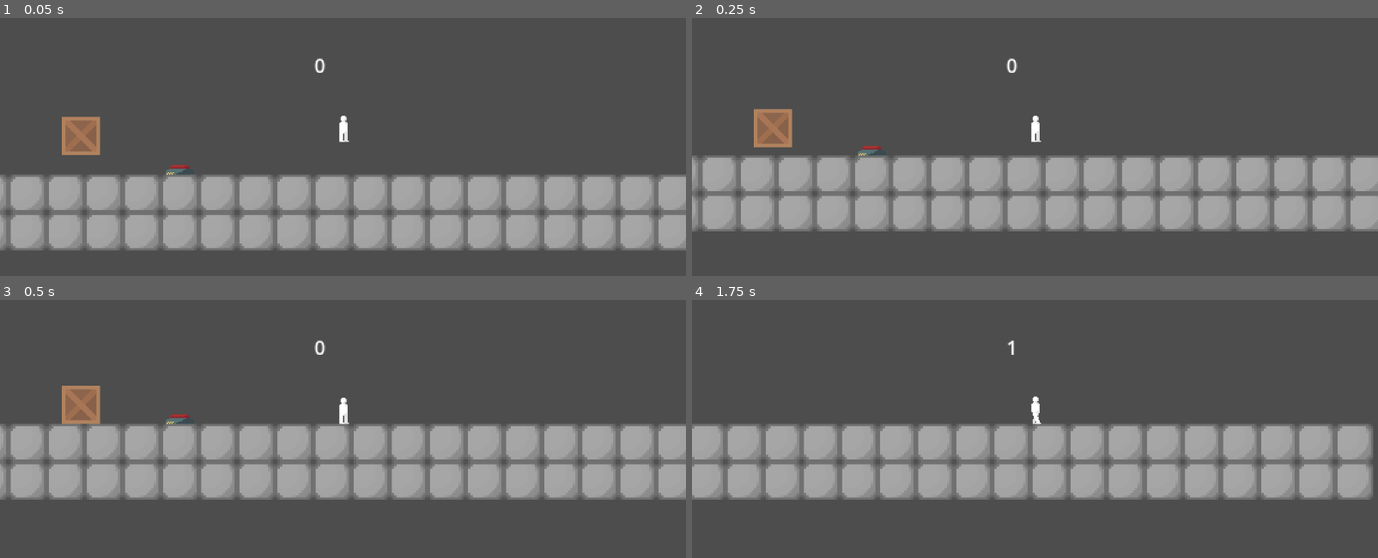
Above: before the commit, frames 1-4 (two rows, left to right).
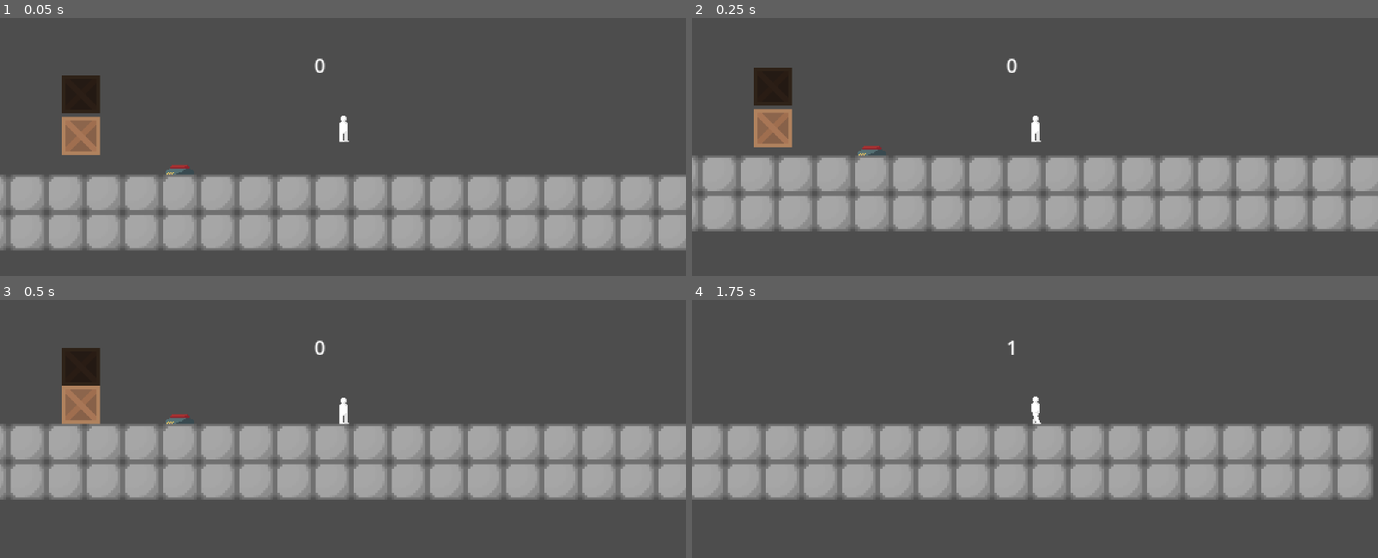
Above: after the commit, the same moments.

Repository: rafesholler/gmtk-2025
Game: Godot game, scene res://test_scene.tscn
The game is run twice, just before and just after one commit, with the same random seed, the same clock (stepped at 60 frames per second) and the same inputs.
Inputs (mouse positions are in pixels of both pictures, inside the frame that each line leads up to):
- Up to frame 1 (0.05 s): no input
- Up to frame 2 (0.25 s): no input
- Up to frame 3 (0.5 s): no input
- Up to frame 4 (1.75 s): move the mouse to (1185, 405) at 0.52 s; hold E (pull) 0.53-1.28 s; hold D (move_right) from 0.53 s (still down); tap W (jump) at 0.77, 1.52 s; move the mouse to (897, 441) at 1.27 s; tap F (change_loop) at 1.35 s; tap E (pull) at 1.55 s

The runs differ from the first frame. In frame 1, 0.8% of the frame differs, in the area x 9-15%, y 22-37%; in frame 2, 0.8%; in frame 3, 0.8%; in frame 4, nothing differs.

Commit message:
fixed box movement

Diff:
--- a/Objects/Box/box.gd
+++ b/Objects/Box/box.gd
@@ -8,10 +8,11 @@
 var friction = 600
 
 func _physics_process(delta: float) -> void:
-	if not is_on_floor():
-		velocity.y += gravity * delta
+	if not is_in_loop:
+		if not is_on_floor():
+			velocity.y += gravity * delta
 
-	velocity.x = move_toward(velocity.x, 0, friction * delta)
+		velocity.x = move_toward(velocity.x, 0, friction * delta)
 
 	move_and_slide()
 
--- a/Objects/Box/heavy_box.gd
+++ b/Objects/Box/heavy_box.gd
@@ -8,10 +8,11 @@
 var friction = 600
 
 func _physics_process(delta: float) -> void:
-	if not is_on_floor():
-		velocity.y += gravity * delta
+	if not is_in_loop:
+		if not is_on_floor():
+			velocity.y += gravity * delta
 
-	velocity.x = move_toward(velocity.x, 0, friction * delta)
+		velocity.x = move_toward(velocity.x, 0, friction * delta)
 
 	move_and_slide()
 
--- a/Objects/Box/heavy_box.tscn
+++ b/Objects/Box/heavy_box.tscn
@@ -26,3 +26,6 @@
 [node name="Sprite2D" type="Sprite2D" parent="."]
 modulate = Color(0.259294, 0.259294, 0.259294, 1)
 texture = ExtResource("2_lrl7b")
+
+[connection signal="playback_ended" from="Loopable" to="." method="_on_loopable_playback_ended"]
+[connection signal="playback_started" from="Loopable" to="." method="_on_loopable_playback_started"]
--- /dev/null
+++ b/Objects/Doors/door.gd
@@ -0,0 +1,5 @@
+extends CharacterBody2D
+class_name Door
+
+func open() -> void:
+	$CollisionShape2D.disabled = true
--- /dev/null
+++ b/Objects/Doors/door.tscn
@@ -0,0 +1,18 @@
+[gd_scene load_steps=3 format=3 uid="uid://clrljrnnd0j44"]
+
+[ext_resource type="Script" uid="uid://d32p3012o5qsd" path="res://Objects/Doors/door.gd" id="1_rte38"]
+
+[sub_resource type="RectangleShape2D" id="RectangleShape2D_rte38"]
+size = Vector2(10, 30)
+
+[node name="Door" type="StaticBody2D"]
+script = ExtResource("1_rte38")
+
+[node name="CollisionShape2D" type="CollisionShape2D" parent="."]
+position = Vector2(0, -15)
+shape = SubResource("RectangleShape2D_rte38")
+
+[node name="ColorRect" type="ColorRect" parent="."]
+offset_left = -5.0
+offset_top = -30.0
+offset_right = 5.0
--- a/Objects/Lever/lever.tscn
+++ b/Objects/Lever/lever.tscn
@@ -6,6 +6,8 @@
 size = Vector2(40, 40)
 
 [node name="Lever" type="Area2D"]
+collision_layer = 8
+collision_mask = 6
 script = ExtResource("1_j38ox")
 
 [node name="CollisionShape2D" type="CollisionShape2D" parent="."]
--- a/Player/player.gd
+++ b/Player/player.gd
@@ -24,10 +24,10 @@
 
 func _physics_process(delta: float) -> void:
 	if Input.is_action_just_pressed("pull"):
-		if nearby_box:
+		if nearby_box and not nearby_box.is_in_loop:
 			box_vector = nearby_box.position - position
 	if Input.is_action_pressed("pull"):
-		if nearby_box:
+		if nearby_box and not nearby_box.is_in_loop:
 			nearby_box.position = position + box_vector
 
 	$RayCast2D.target_position = get_global_mouse_position() - position - $RayCast2D.position
--- a/Player/player.tscn
+++ b/Player/player.tscn
@@ -56,8 +56,8 @@
 "speed": 6.0
 }]
 
-[sub_resource type="CircleShape2D" id="CircleShape2D_btcbx"]
-radius = 17.5071
+[sub_resource type="RectangleShape2D" id="RectangleShape2D_od3ui"]
+size = Vector2(35, 19)
 
 [node name="Player" type="CharacterBody2D"]
 collision_layer = 2
@@ -99,8 +99,8 @@
 collision_mask = 4
 
 [node name="CollisionShape2D" type="CollisionShape2D" parent="PullRange"]
-position = Vector2(0.5, -10.5)
-shape = SubResource("CircleShape2D_btcbx")
+position = Vector2(0.5, -9.5)
+shape = SubResource("RectangleShape2D_od3ui")
 
 [node name="StateMachine" type="Node2D" parent="."]
 script = ExtResource("4_k53q1")
--- a/test_scene.tscn
+++ b/test_scene.tscn
@@ -33,7 +33,7 @@
 position = Vector2(413, 319)
 
 [node name="HeavyBox" parent="." instance=ExtResource("5_2nij2")]
-position = Vector2(318, 285)
+position = Vector2(413, 284)
 
 [node name="Button" parent="." instance=ExtResource("4_2nij2")]
 position = Vector2(496, 352)
Not shown, added: Objects/Doors/door.gd.uid
